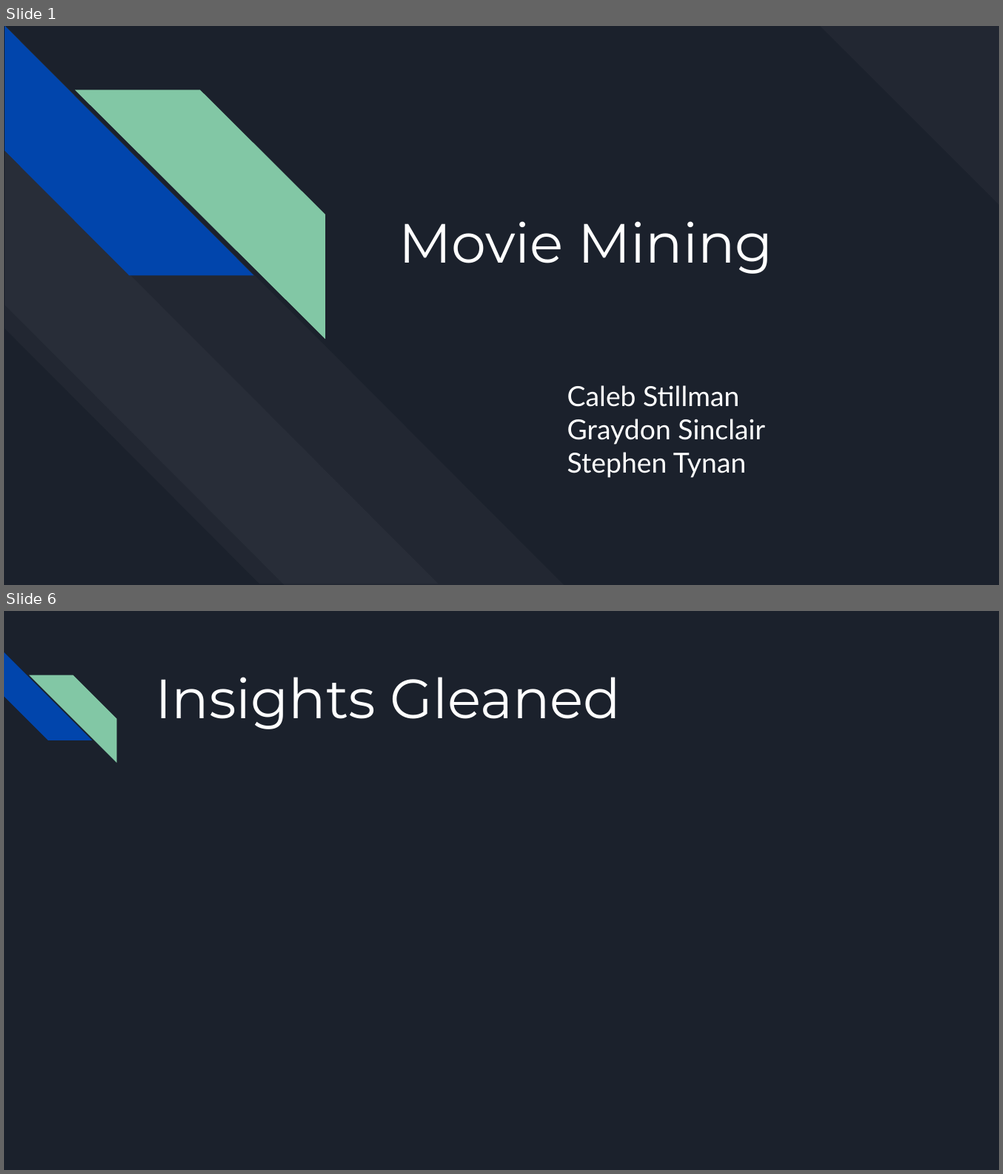
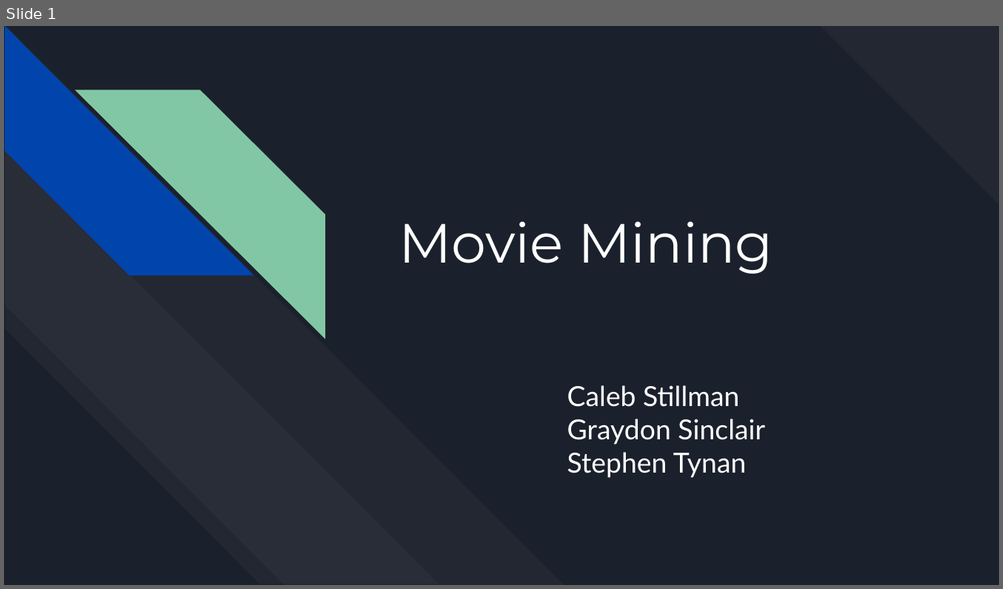
Before and after one commit to cstillma/MovieMining, a slide deck: Deliverables - Raw/08_MovieMining_Part6.pptx. Shown one above the other, each under a label of ours: slides 1 and 6 before the commit, slide 1 after it; the slides between them are not shown. The pictures are 1003x1174 and 1003x589 pixels, drawn with LibreOffice and Linux fonts; fonts in the diff are those of the drawing. Boxes give left, top, right and bottom in pixels: in the first picture for what was removed or moved away, otherwise in the second. Text is boxed around its words. In the diff, an @@ line names an element or a change of style, - is before the commit and + after.

```diff
--- a/Deliverables - Raw/08_MovieMining_Part6.pptx
+++ b/Deliverables - Raw/08_MovieMining_Part6.pptx
@@ slide 6 removed at (4,611,999,1170), background #1B212C @@
@@ diag stripe removed at (4,652,91,741) @@
@@ diag stripe removed at (29,675,116,762) @@
@@ title removed at (155,677,621,729) @@
-Insights Gleaned
```
Also in this commit, not shown: 1 slide changed, 6 slides added, 4 other slides removed.
